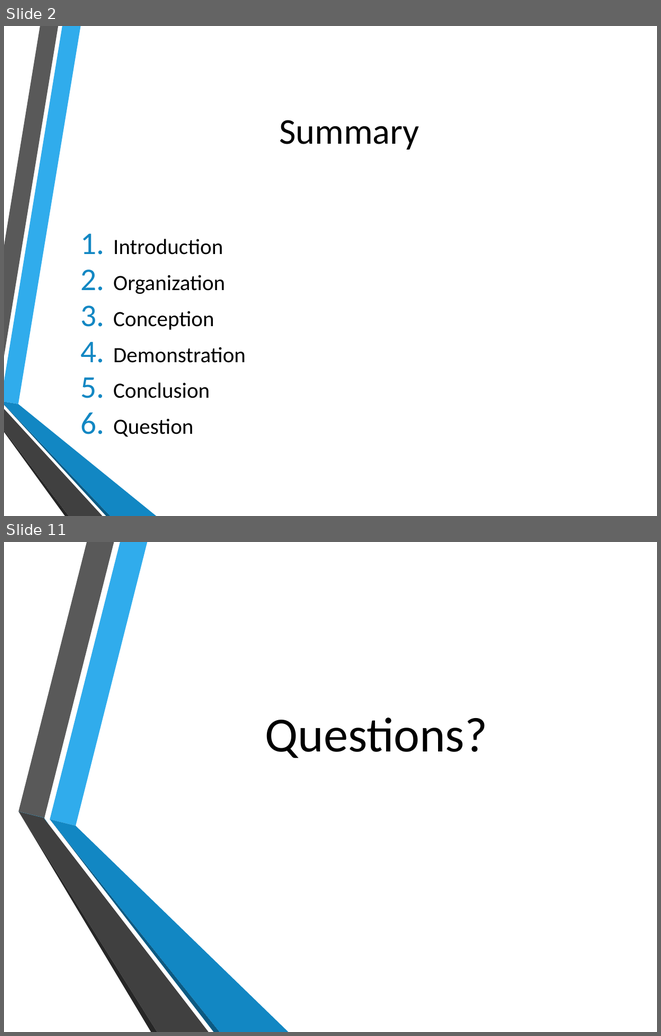
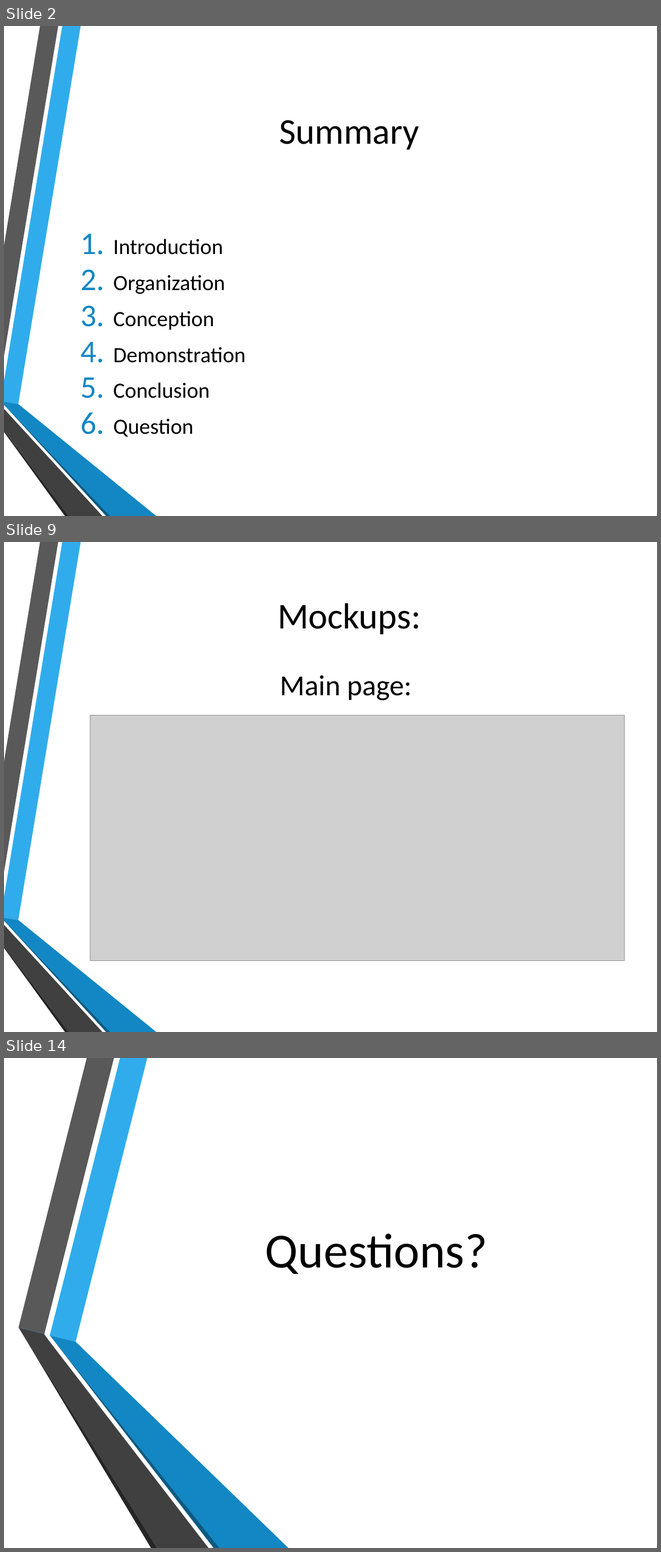
Before and after one commit to Alex4064/ProjetWeb, a slide deck: Documentation/Presentation project.pptx. Shown one above the other, each under a label of ours: slides 2 and 11 before the commit, slides 2, 9 and 14 after it; the slides between them are not shown. The pictures are 661x1036 and 661x1552 pixels, drawn with LibreOffice and Linux fonts; fonts in the diff are those of the drawing; grey boxes stand for pictures; background and template pictures are left out. Boxes give left, top, right and bottom in pixels: in the first picture for what was removed or moved away, otherwise in the second. Text is boxed around its words. In the diff, an @@ line names an element or a change of style, - is before the commit and + after.

```diff
--- a/Documentation/Presentation project.pptx
+++ b/Documentation/Presentation project.pptx
@@ slide 9 added at bbox=[4, 542, 657, 1032], background picture (left out); not listed: 6 template elements that a slide beside it also shows @@
@@ title added at bbox=[277, 603, 421, 634], 40 pt, text #000000 @@
+Mockups:
@@ text added at bbox=[280, 675, 412, 700], 32 pt, text #000000 @@
+Main page:
@@ picture added at bbox=[90, 715, 624, 961] @@
@@ what was slide 11 is now slide 14 @@
```
Also in this commit, not shown: 7 slides changed, 4 other slides added, 2 slides removed, 6 other files.
